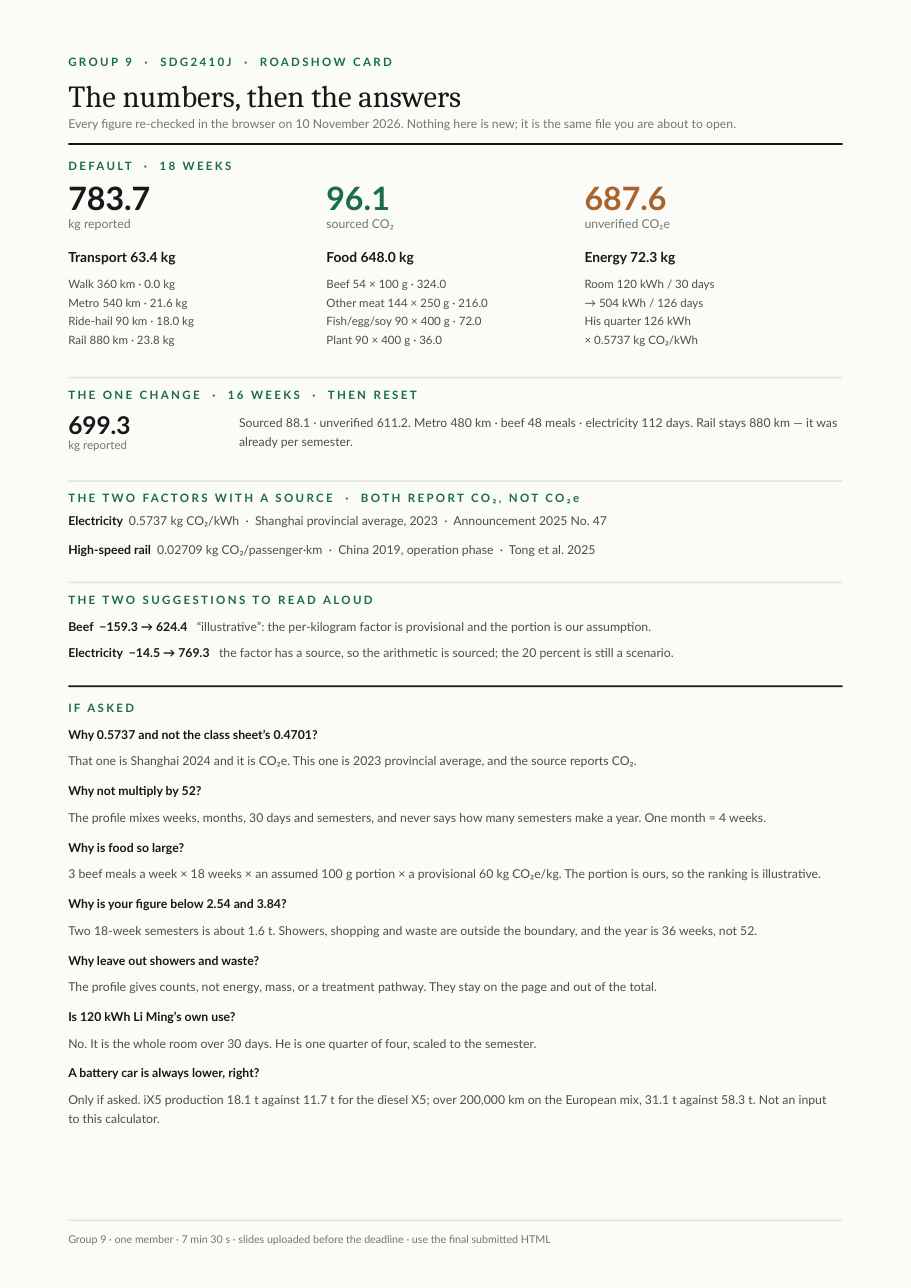
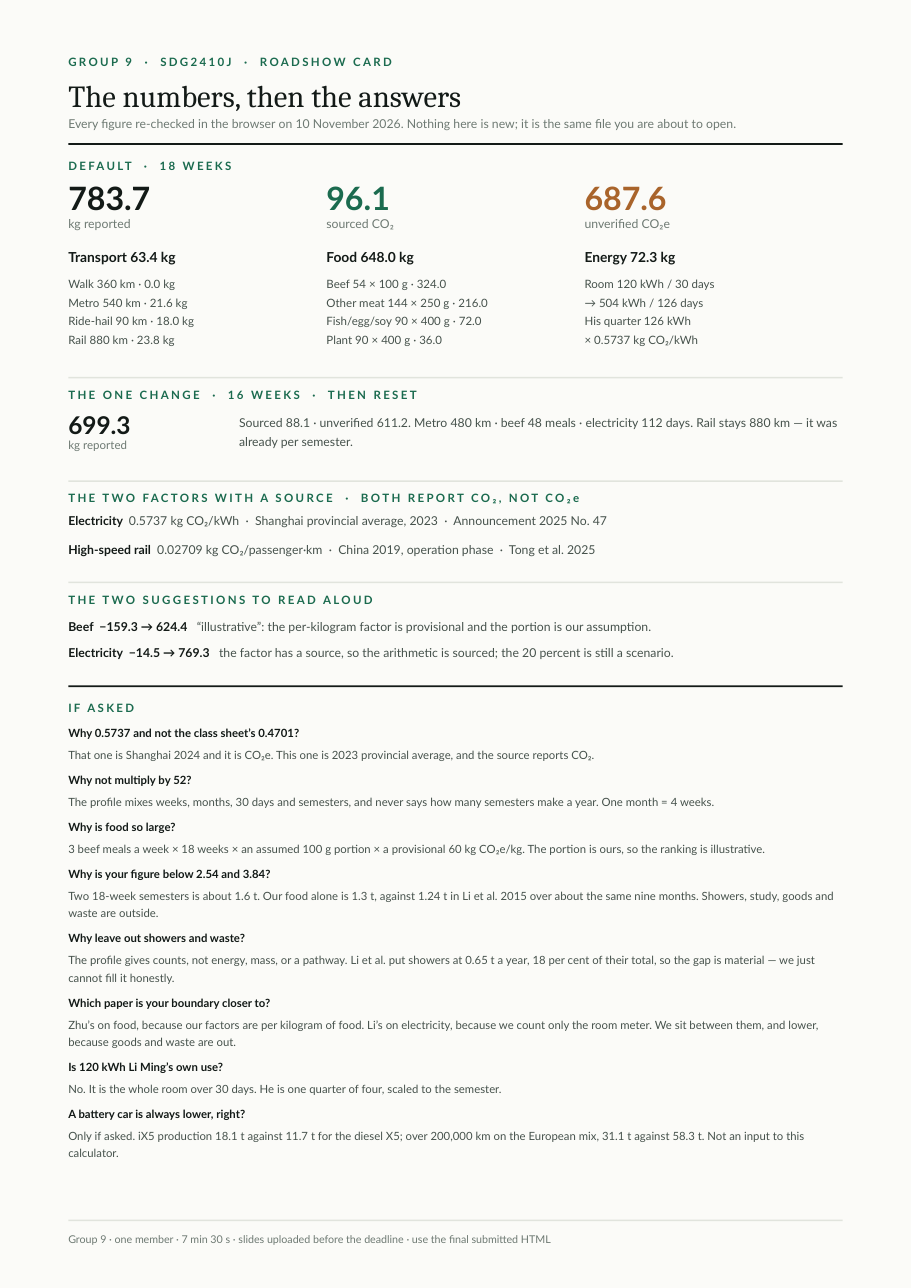
Before and after one commit to fueric0625/Carbon_Footprint_Calculator, a slide deck: slide 1 of roadshow/Group9_Roadshow_Card.pptx. Drawn at 911x1288 pixels with LibreOffice and Linux fonts; fonts in the diff are those of the drawing. Boxes give left, top, right and bottom in pixels: in the first picture for what was removed or moved away, otherwise in the second. Text is boxed around its words. In the diff, an @@ line names an element or a change of style, - is before the commit and + after.

```diff
--- a/roadshow/Group9_Roadshow_Card.pptx
+++ b/roadshow/Group9_Roadshow_Card.pptx
@@ text at box(68, 728, 804, 1157): size 8 to 7.4 pt in "Why 0.5737 and not the class sheet’s ...", "That one is Shanghai 2024 and it ...", "Why not multiply by 52?", "The profile mixes weeks, months, 30 days ..." and 8 more places; line spacing 1.3 to 1.28; less space between paragraphs @@
@@ text at box(68, 891, 833, 917): text changed; size 8 to 7.4 pt @@
-Two 18-week semesters is about 1.6 t. Showers, shopping and waste are outside the boundary, and the year is 36 weeks, not 52.
+Two 18-week semesters is about 1.6 t. Our food alone is 1.3 t, against 1.24 t in Li et al. 2015 over about the same nine months. Showers, study, goods and waste are outside.
@@ text at box(68, 955, 818, 1048): text changed; size 8 to 7.4 pt @@
-The profile gives counts, not energy, mass, or a treatment pathway. They stay on the page and out of the total.
+The profile gives counts, not energy, mass, or a pathway. Li et al. put showers at 0.65 t a year, 18 per cent of their total, so the gap is material — we just cannot fill it honestly.
+Which paper is your boundary closer to?
+Zhu’s on food, because our factors are per kilogram of food. Li’s on electricity, because we count only the room meter. We sit between them, and lower, because goods and waste are out.
```
Also in this commit, not shown: 10 other files.
